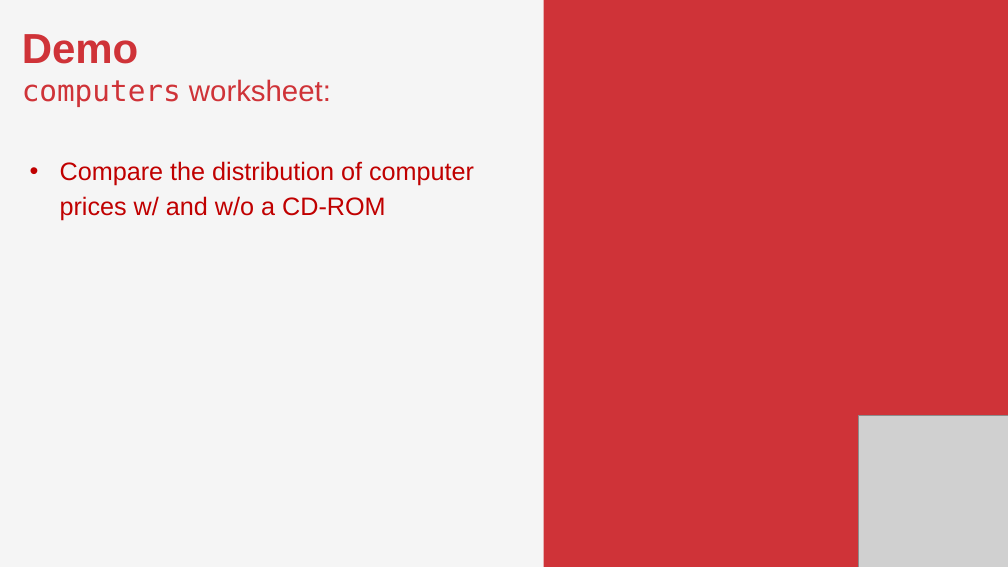
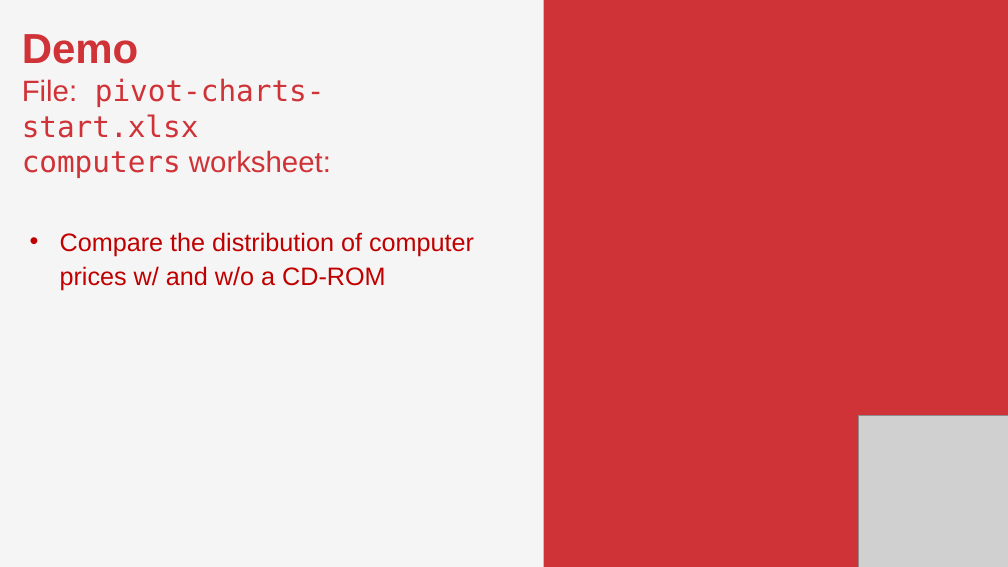
Before and after one commit to stringfestdata/pivot-table-dashboards-reports, a slide deck: slide 16 of pivot-table-dashboards-reports.pptx. Drawn at 1008x567 pixels with LibreOffice and Linux fonts; fonts in the diff are those of the drawing; grey boxes stand for pictures. Boxes give left, top, right and bottom in pixels: in the first picture for what was removed or moved away, otherwise in the second. Text is boxed around its words. In the diff, an @@ line names an element or a change of style, - is before the commit and + after.

```diff
--- a/pivot-table-dashboards-reports.pptx
+++ b/pivot-table-dashboards-reports.pptx
@@ text at (22,78,325,138): paragraph added @@
+File: pivot-charts-start.xlsx
```
Also in this commit, not shown: 2 other slides changed, 4 slides added, 1 slide removed, 47 other files.
